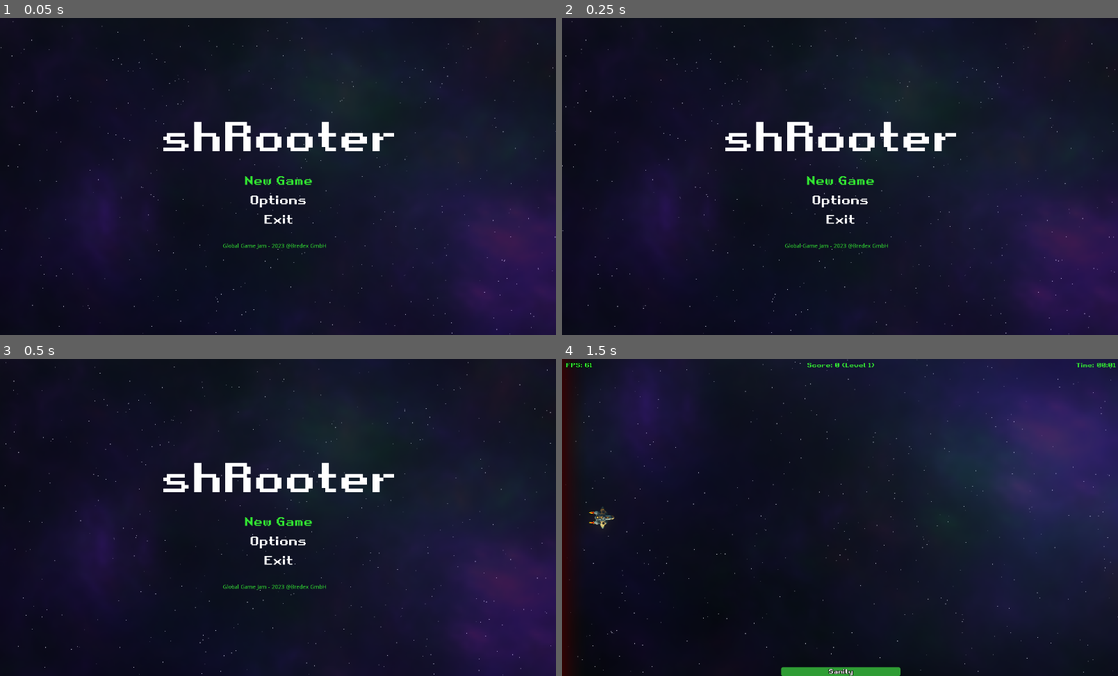
Above: before the commit, frames 1-4 (two rows, left to right).
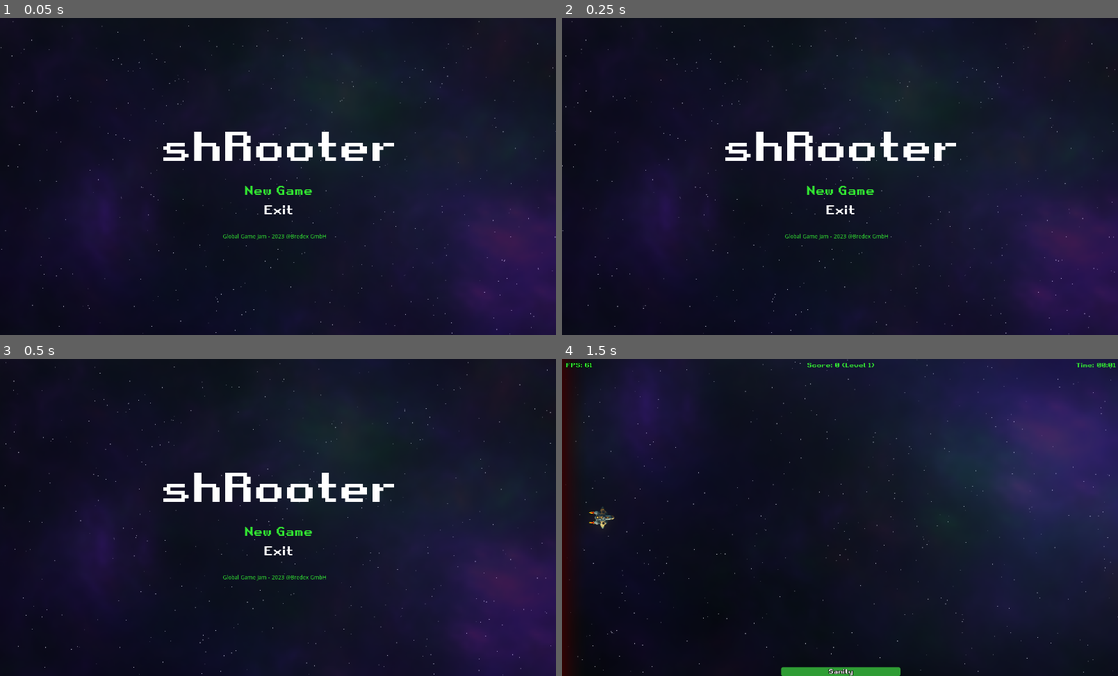
Above: after the commit, the same moments.

Repository: gingerr/ggj-2023-roots-one
Game: Godot game, scene res://MainMenu.tscn
The game is run twice, just before and just after one commit, with the same random seed, the same clock (stepped at 60 frames per second) and the same inputs.
Inputs:
- Up to frame 1 (0.05 s): no input
- Up to frame 2 (0.25 s): no input
- Up to frame 3 (0.5 s): no input
- Up to frame 4 (1.5 s): click "New Game" at 0.5 s; tap Enter at 1.25, 1.35 s; hold Right (ui_right) from 1.28 s (still down)

The runs differ from the first frame. In frame 1, 2.8% of the frame differs, in the area x 29-71%, y 32-73%; in frame 2, 2.8%; in frame 3, 2.8%; in frame 4, nothing differs.

Commit message:
.

Diff:
--- a/MainMenu.gd
+++ b/MainMenu.gd
@@ -27,21 +27,17 @@
 	if event is InputEventMouse:
 		if $VBoxContainer/MarginContainer/Selection/NewGame.is_hovered():
 			selectionIndex = 0;
-		elif $VBoxContainer/MarginContainer/Selection/Options.is_hovered():
+		elif $VBoxContainer/MarginContainer/Selection/Exit.is_hovered():
 			selectionIndex = 1;
-		elif $VBoxContainer/MarginContainer/Selection/Exit.is_hovered():
-			selectionIndex = 2;
 	if event is InputEventKey and event.pressed and event.scancode == KEY_ENTER:
 		match selectionIndex:
 			0:
 				$VBoxContainer/MarginContainer/Selection/NewGame.emit_signal("pressed")
 			1:
-				$VBoxContainer/MarginContainer/Selection/Options.emit_signal("pressed")
-			2:
 				$VBoxContainer/MarginContainer/Selection/Exit.emit_signal("pressed")
 
 	if event is InputEventKey and event.pressed and event.scancode == KEY_DOWN:
-		selectionIndex = min(selectionIndex + 1, 2)
+		selectionIndex = min(selectionIndex + 1, 1)
 		visualize_selection()
 	if event is InputEventKey and event.pressed and event.scancode == KEY_UP:
 		selectionIndex = max(selectionIndex - 1, 0)
@@ -56,6 +52,4 @@
 			Utils.button_selected($VBoxContainer/MarginContainer/Selection/NewGame)
 			$VBoxContainer/MarginContainer/Selection/NewGame
 		1:
-			Utils.button_selected($VBoxContainer/MarginContainer/Selection/Options)
-		2:
 			Utils.button_selected($VBoxContainer/MarginContainer/Selection/Exit)
--- a/MainMenu.tscn
+++ b/MainMenu.tscn
@@ -61,21 +61,21 @@
 alignment = 1
 
 [node name="Name" type="Label" parent="VBoxContainer"]
-margin_top = 216.0
+margin_top = 241.0
 margin_right = 1400.0
-margin_bottom = 384.0
+margin_bottom = 409.0
 custom_fonts/font = SubResource( 1 )
 text = "shRooter"
 align = 1
 
 [node name="MarginContainer" type="MarginContainer" parent="VBoxContainer"]
-margin_top = 388.0
+margin_top = 413.0
 margin_right = 1400.0
-margin_bottom = 531.0
+margin_bottom = 507.0
 
 [node name="Selection" type="VBoxContainer" parent="VBoxContainer/MarginContainer"]
 margin_right = 1400.0
-margin_bottom = 143.0
+margin_bottom = 94.0
 alignment = 1
 
 [node name="NewGame" type="Button" parent="VBoxContainer/MarginContainer/Selection"]
@@ -89,6 +89,7 @@
 flat = true
 
 [node name="Options" type="Button" parent="VBoxContainer/MarginContainer/Selection"]
+visible = false
 margin_top = 49.0
 margin_right = 1400.0
 margin_bottom = 94.0
@@ -99,9 +100,9 @@
 flat = true
 
 [node name="Exit" type="Button" parent="VBoxContainer/MarginContainer/Selection"]
-margin_top = 98.0
+margin_top = 49.0
 margin_right = 1400.0
-margin_bottom = 143.0
+margin_bottom = 94.0
 focus_mode = 0
 mouse_default_cursor_shape = 2
 custom_fonts/font = SubResource( 3 )
@@ -113,7 +114,7 @@
 [node name="OptionsMenu" type="VBoxContainer" parent="VBoxContainer/MarginContainer"]
 visible = false
 margin_right = 1400.0
-margin_bottom = 143.0
+margin_bottom = 96.0
 
 [node name="DifficultyOpt" type="HBoxContainer" parent="VBoxContainer/MarginContainer/OptionsMenu"]
 margin_right = 1400.0
@@ -166,9 +167,9 @@
 flat = true
 
 [node name="copyright" type="Label" parent="VBoxContainer"]
-margin_top = 535.0
+margin_top = 511.0
 margin_right = 1400.0
-margin_bottom = 583.0
+margin_bottom = 559.0
 grow_horizontal = 2
 grow_vertical = 2
 text = "
